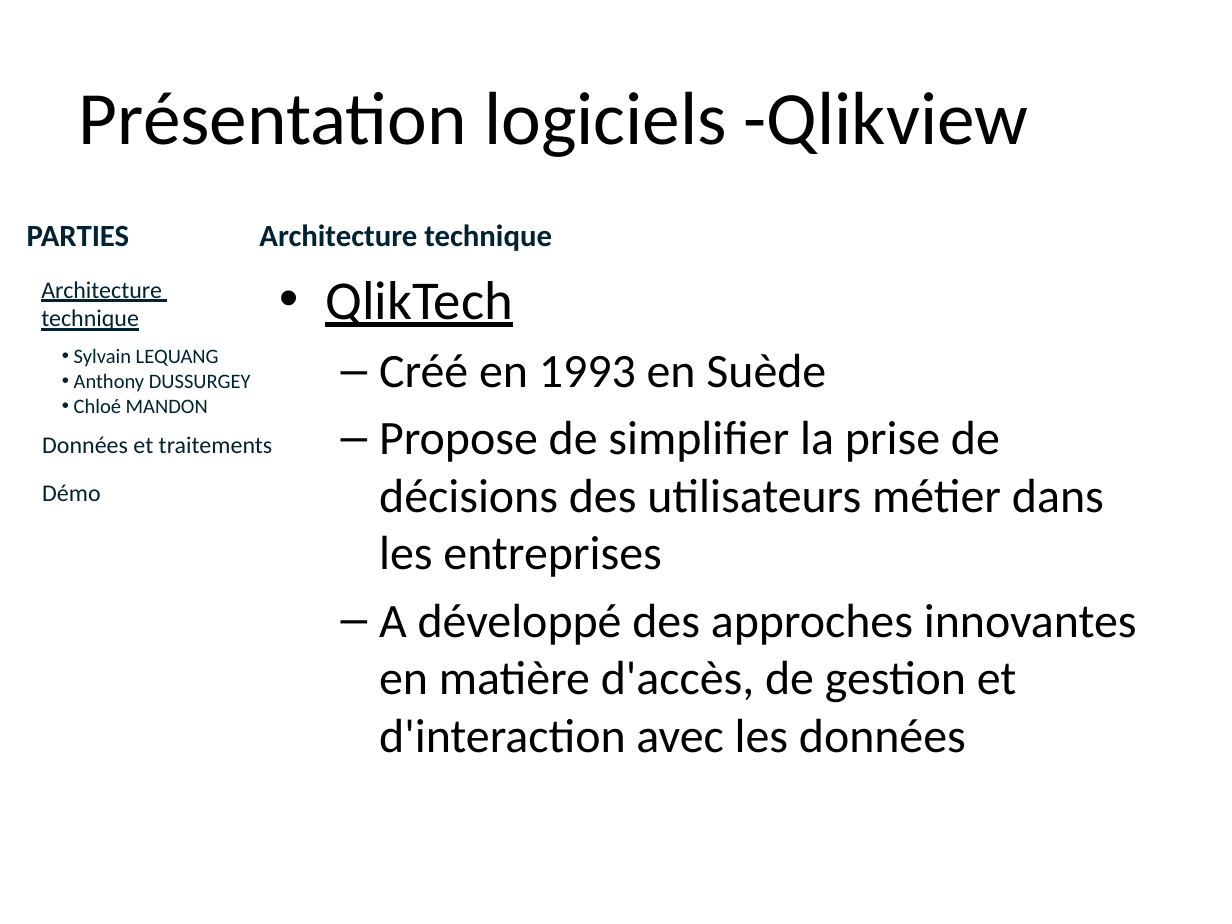
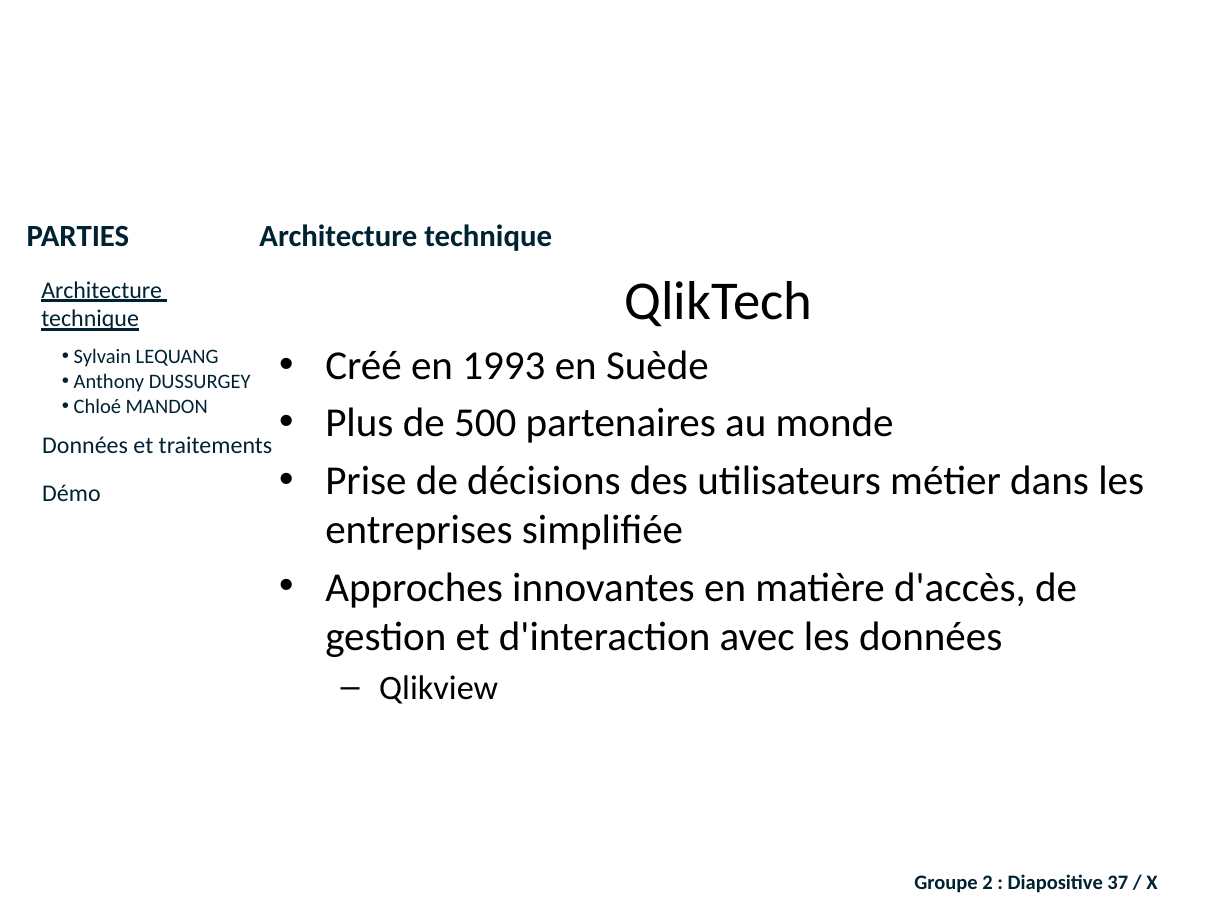
Before and after one commit to lobtec/dartiesgroupe2, a slide deck: slide 37 of PROJET/Soutenance Finale/Présentation finale.pptx (slide 46 before the commit). Drawn at 1232x924 pixels with LibreOffice and Linux fonts; fonts in the diff are those of the drawing; background and template pictures are left out. Boxes give left, top, right and bottom in pixels: in the first picture for what was removed or moved away, otherwise in the second. Text is boxed around its words. In the diff, an @@ line names an element or a change of style, - is before the commit and + after.

```diff
--- a/PROJET/Soutenance Finale/Présentation finale.pptx
+++ b/PROJET/Soutenance Finale/Présentation finale.pptx
@@ title removed at [79,91,1028,157] @@
-Présentation logiciels -Qlikview
@@ text at [325,281,812,380]: underline off in "QlikTech"; size 28 to 24 pt in "Créé en 1993 en Suède"; alignment left to centre; bullet • to none; bullet – to •; list level 2 to 1 in "Créé en 1993 en Suède" @@
@@ text at [325,407,1144,704]: text changed; size 28 to 24 pt @@
-  – Propose de simplifier la prise de décisions des utilisateurs métier dans les entreprises
-  – A développé des approches innovantes en matière d'accès, de gestion et d'interaction avec les données
+• Plus de 500 partenaires au monde
+• Prise de décisions des utilisateurs métier dans les entreprises simplifiée
+• Approches innovantes en matière d'accès, de gestion et d'interaction avec les données
+  – Qlikview
@@ text added at [914,874,1157,893], 12 pt, text #002232, bold @@
+Groupe 2 : Diapositive 37 / X
```
Also in this commit, not shown: 31 other slides changed, 20 slides added, 42 slides removed.
